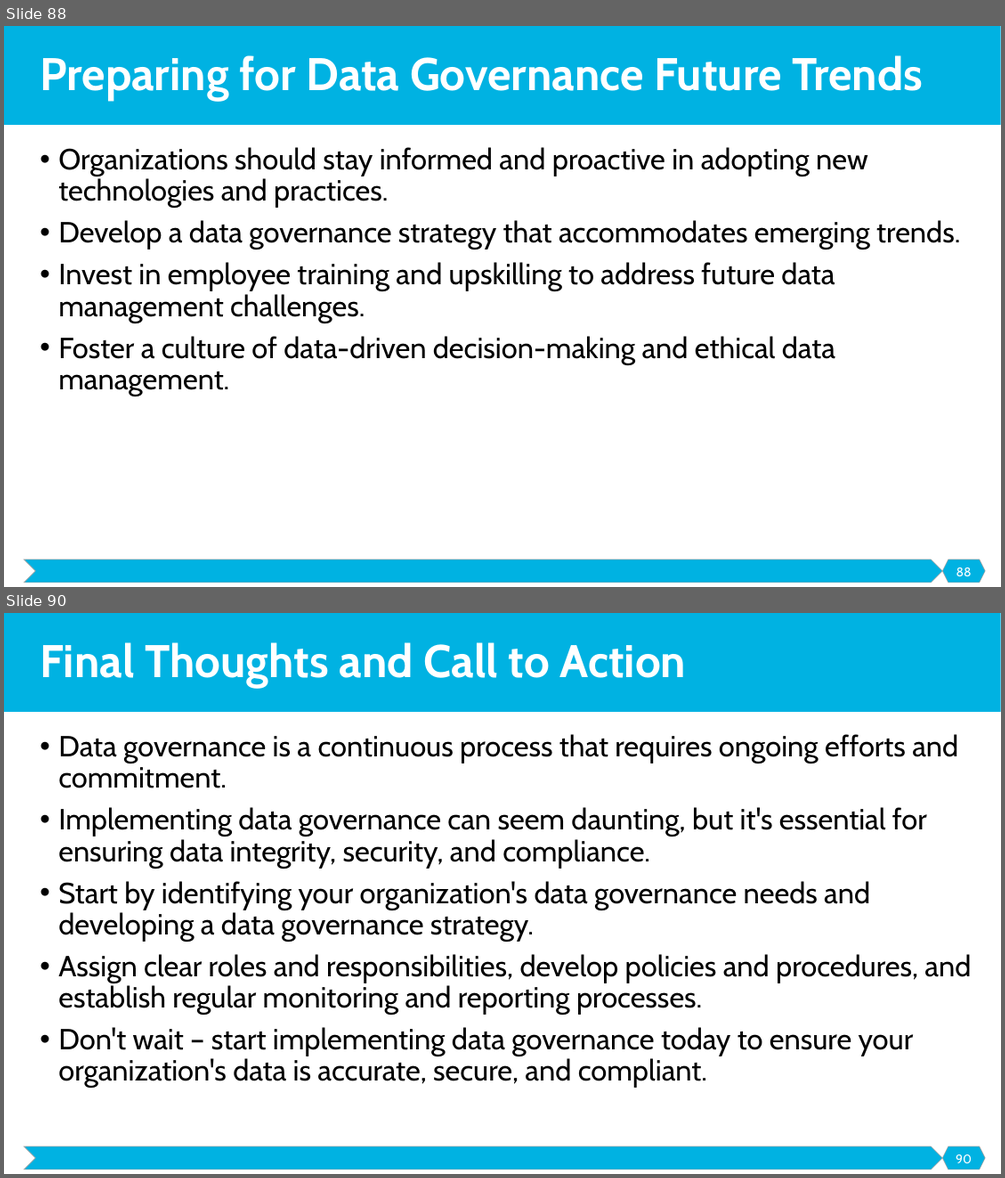
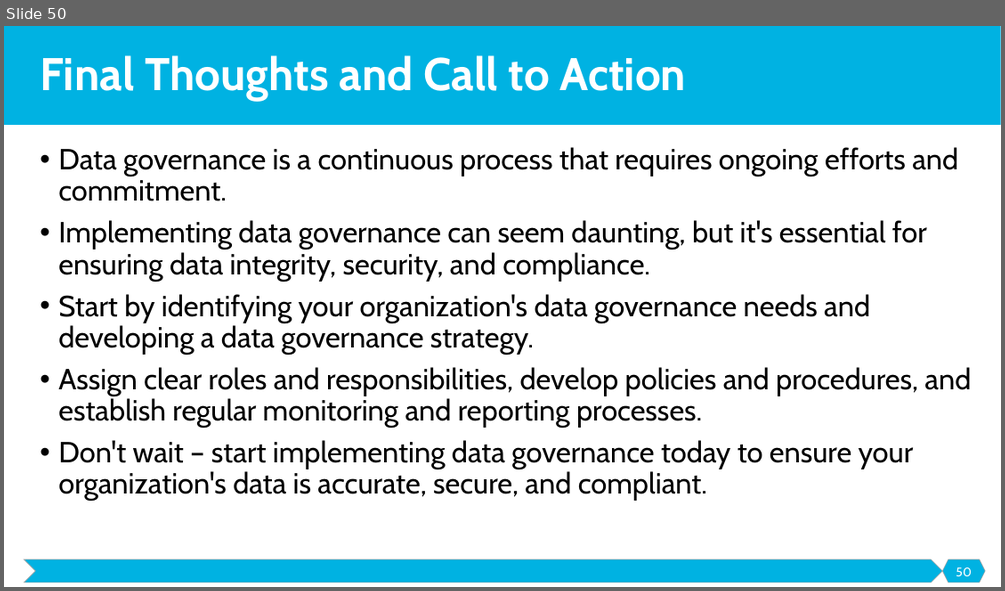
Before and after one commit to malenezi/malenezi, a slide deck: IS466/Lectures/2-DG-Roles and Responsibilities/Data Governance Roles and Responsibilities.pptx. Shown one above the other, each under a label of ours: slides 88 and 90 before the commit, slide 50 after it; the slides between them are not shown. The pictures are 1005x1178 and 1005x591 pixels, drawn with LibreOffice and Linux fonts; fonts in the diff are those of the drawing. Boxes give left, top, right and bottom in pixels: in the first picture for what was removed or moved away, otherwise in the second. Text is boxed around its words. In the diff, an @@ line names an element or a change of style, - is before the commit and + after.

```diff
--- a/IS466/Lectures/2-DG-Roles and Responsibilities/Data Governance Roles and Responsibilities.pptx
+++ b/IS466/Lectures/2-DG-Roles and Responsibilities/Data Governance Roles and Responsibilities.pptx
@@ slide 88 removed at (x1=4, y1=26, x2=1001, y2=587), background #FFFFFF; not listed: 3 template elements that a slide beside it also shows @@
@@ title removed at (x1=40, y1=55, x2=922, y2=100) @@
-Preparing for Data Governance Future Trends
@@ text removed at (x1=58, y1=147, x2=960, y2=396) @@
-• Organizations should stay informed and proactive in adopting new technologies and practices.
-• Develop a data governance strategy that accommodates emerging trends.
-• Invest in employee training and upskilling to address future data management challenges.
-• Foster a culture of data-driven decision-making and ethical data management.
@@ page number removed at (x1=956, y1=567, x2=971, y2=576) @@
-88
@@ what was slide 90 is now slide 50 @@
@@ page number at (x1=955, y1=567, x2=971, y2=576): text changed @@
-90
+50
```
Also in this commit, not shown: 1 slide changed, 5 slides added, 44 other slides removed, 8 other files.
